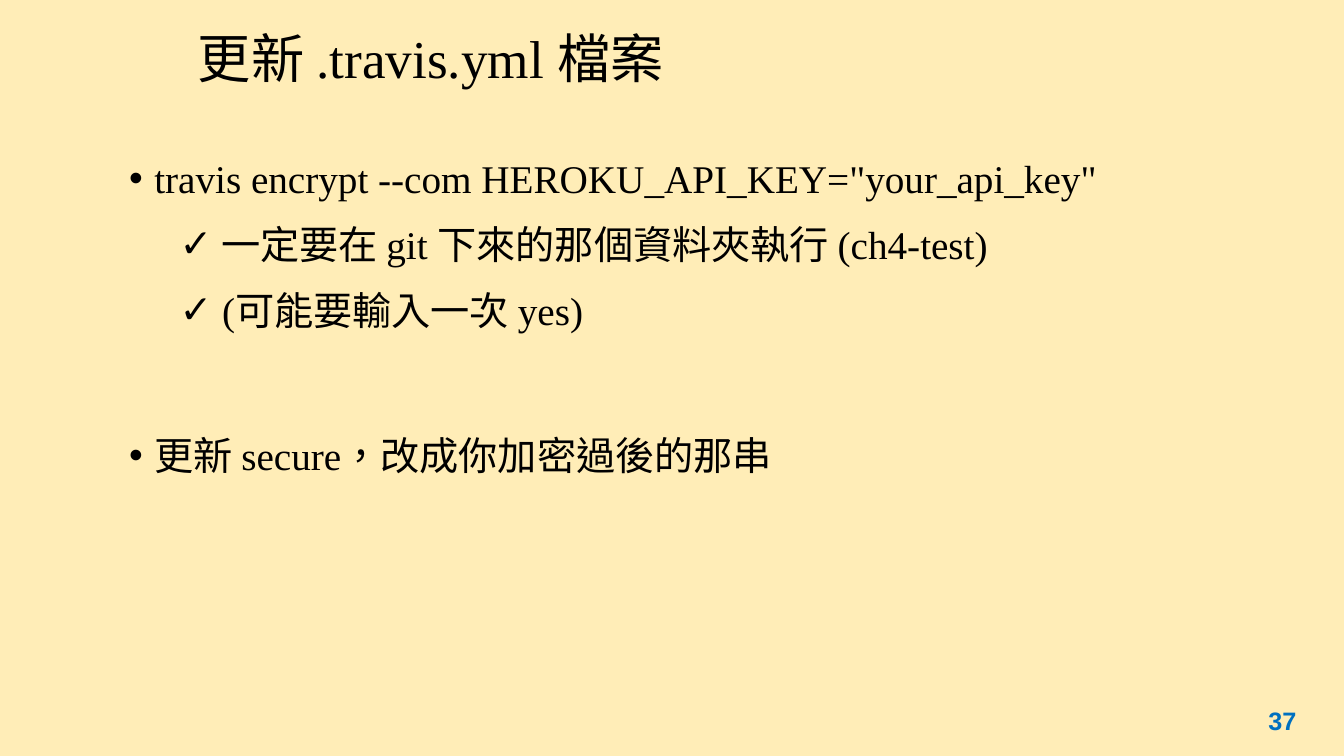
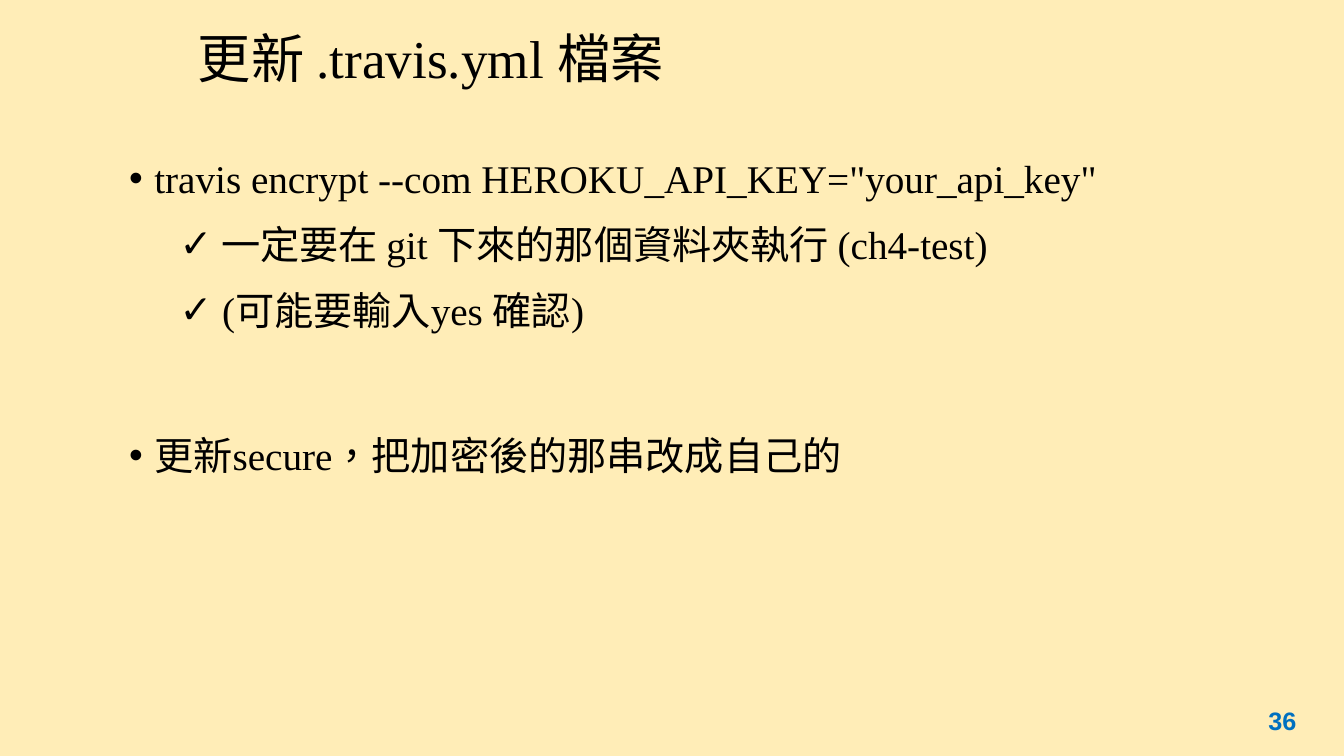
Before and after one commit to sftseng7401/ch4demo, a slide deck: slide 36 of myapp/Chapter4.pptx (slide 37 before the commit). Drawn at 1344x756 pixels with LibreOffice and Linux fonts; fonts in the diff are those of the drawing. Boxes give left, top, right and bottom in pixels: in the first picture for what was removed or moved away, otherwise in the second. Text is boxed around its words. In the diff, an @@ line names an element or a change of style, - is before the commit and + after.

Commit message:
update ppt

```diff
--- a/myapp/Chapter4.pptx
+++ b/myapp/Chapter4.pptx
@@ text at (154,292,841,474): text changed @@
-  ✓ (可能要輸入一次 yes)
-• 更新 secure，改成你加密過後的那串
+  ✓ (可能要輸入yes 確認)
+• 更新secure，把加密後的那串改成自己的
@@ page number at (1268,712,1296,731): text changed @@
-37
+36
```
Also in this commit, not shown: 2 other slides changed, 3 slides added, 2 slides removed.
